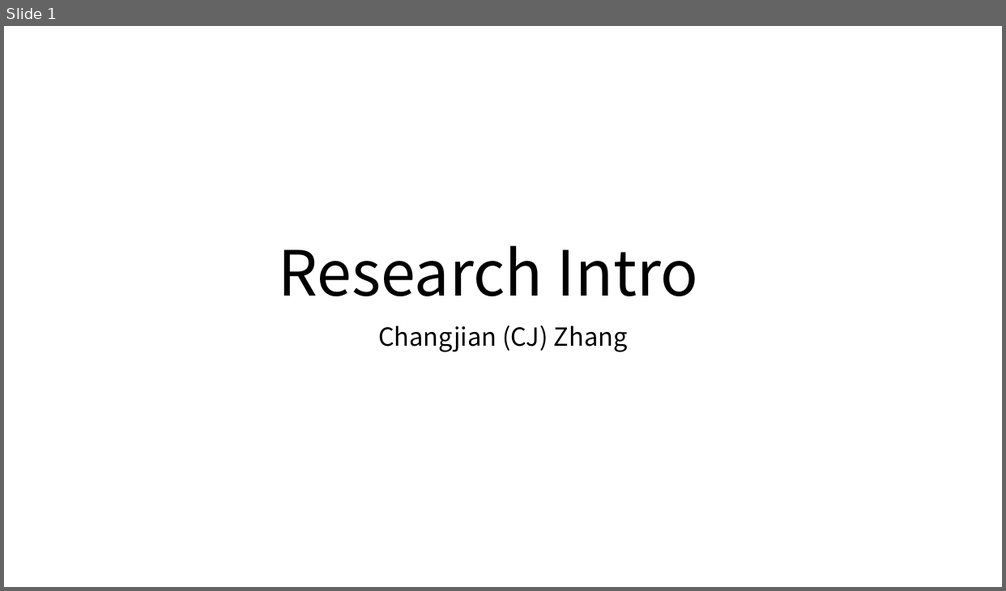
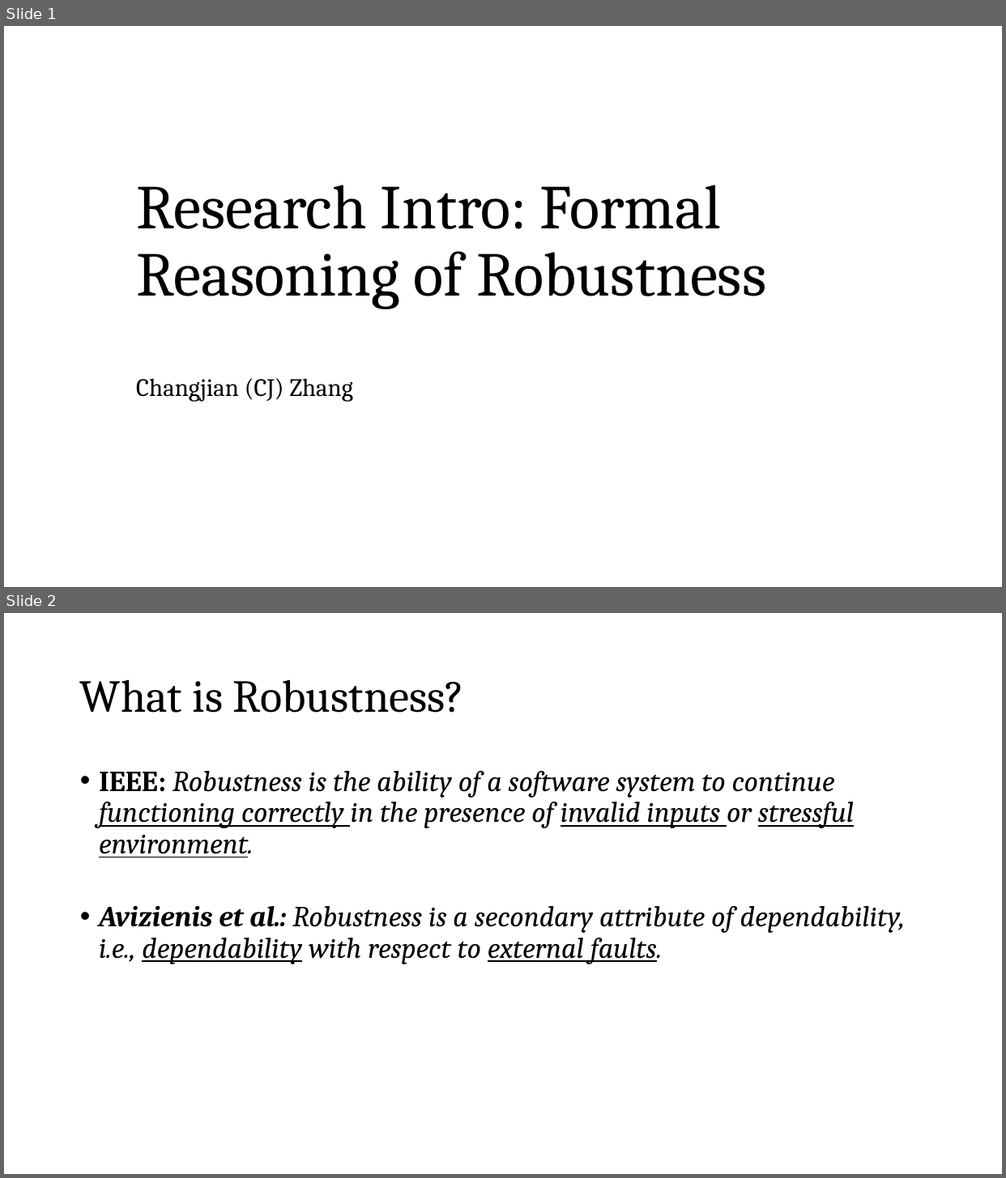
Before and after one commit to SteveZhangBit/SteveZhangBit.github.io, a slide deck: statics/slides/2022-Fall-Research Intro-CJ.pptx. Shown one above the other, each under a label of ours: slide 1 before the commit, slides 1 and 2 after it. The pictures are 1006x591 and 1006x1178 pixels, drawn with LibreOffice and Linux fonts; fonts in the diff are those of the drawing. Boxes give left, top, right and bottom in pixels: in the first picture for what was removed or moved away, otherwise in the second. Text is boxed around its words. In the diff, an @@ line names an element or a change of style, - is before the commit and + after.

Commit message:
Update research intro and practicum talk

```diff
--- a/statics/slides/2022-Fall-Research Intro-CJ.pptx
+++ b/statics/slides/2022-Fall-Research Intro-CJ.pptx
@@ slide 2 added at [4, 613, 1002, 1174], background #FFFFFF @@
@@ title added at [80, 679, 465, 713], 44 pt, text #000000 @@
+What is Robustness?
@@ text added at [99, 771, 906, 965], 28 pt, text #000000, italic @@
+• IEEE: Robustness is the ability of a software system to continue functioning correctly in the presence of invalid inputs or stressful environment.
+• Avizienis et al.: Robustness is a secondary attribute of dependability, i.e., dependability with respect to external faults.
@@ slide 1 changed as well @@
@@ title at [136, 185, 766, 310]: text changed; font Noto Sans CJK SC to Cambria @@
-Research Intro
+Research Intro: Formal Reasoning of Robustness
@@ subtitle "Changjian (CJ) Zhang" at [136, 378, 354, 402]: font Noto Sans CJK SC to Cambria; alignment centre to left; vertical alignment top to middle @@
```
Also in this commit, not shown: 15 other slides changed, 7 other slides added, 2 slides removed, 1 other file.
